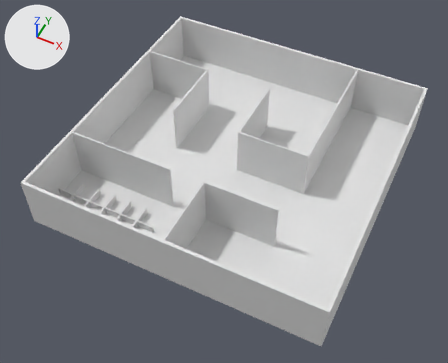
One commit to the FBX model Unity/WatcherUnity/Assets/Blender Objects/Puzzles/PuzzleOne.fbx: the scene before it, then after it.
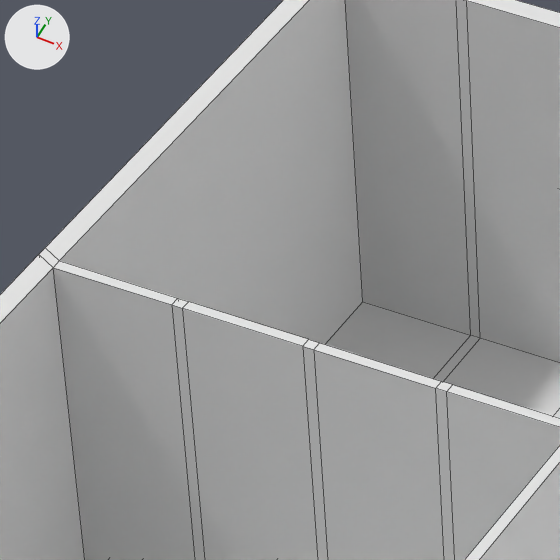
Each version is shown whole from a 50 mm camera at (68.4, -148.7, 176.1) aimed at (-1.1, -9.8, 2.3), then close up on the part from 32% to 46% of the width and 6% to 23% of the height. Every picture has the same lights, and +X, +Y and +Z are marked at upper left. The close-ups show mesh edges as thin lines. Where no turn or scale is listed for an object, it has been applied to the vertices.
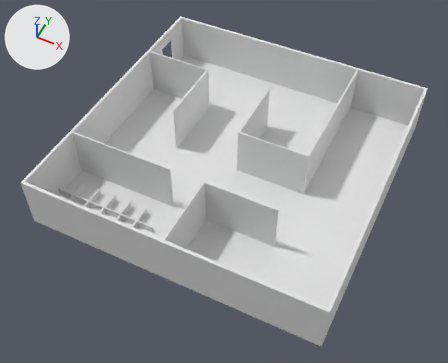
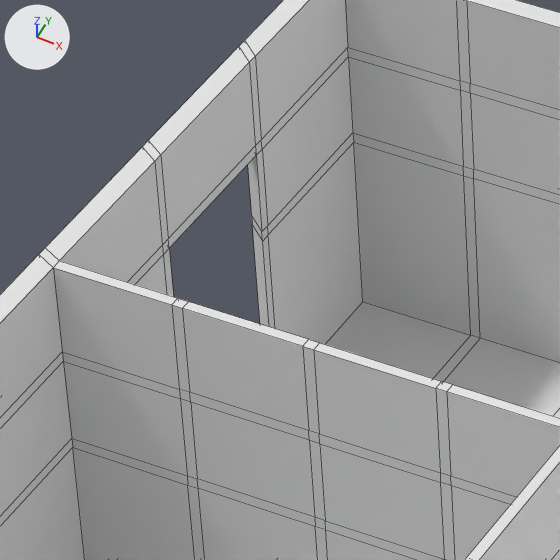
What differs and where, as boxes (x1, y1, x2, y2) in the close-ups (560 x 560 px):
part 1 of me_cube_001, added
    after: (0, 0, 560, 560)

Patch to the scene script:
```diff
--- a/Unity/WatcherUnity/Assets/Blender Objects/Puzzles/PuzzleOne.fbx.py
+++ b/Unity/WatcherUnity/Assets/Blender Objects/Puzzles/PuzzleOne.fbx.py
@@ me_cube_001 @@
 # used by ob_cube; location = (0.0, 0.0, -0.3)
-me_cube_001.from_pydata(...)  # 988 vertices, 986 faces; spans x -55.0..55.0, y -55.0..55.0, z -0.3..20.3
+me_cube_001.from_pydata(...)  # 1948 vertices, 1948 faces; spans x -55.0..55.0, y -55.0..55.0, z -0.3..20.3
+# me_cube_001 part 1: 960 vertices added at x -55.0..55.0, y -55.0..55.0, z -0.3..20.3
 me_cube_001.materials.append(mat_floor)
```
